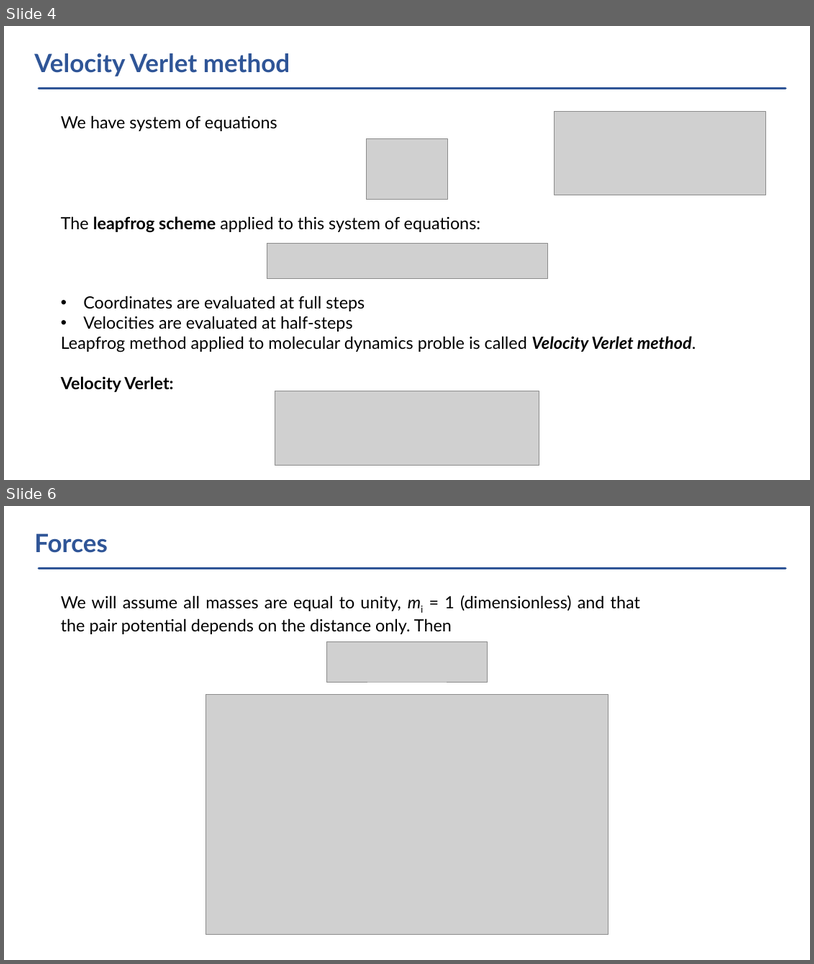
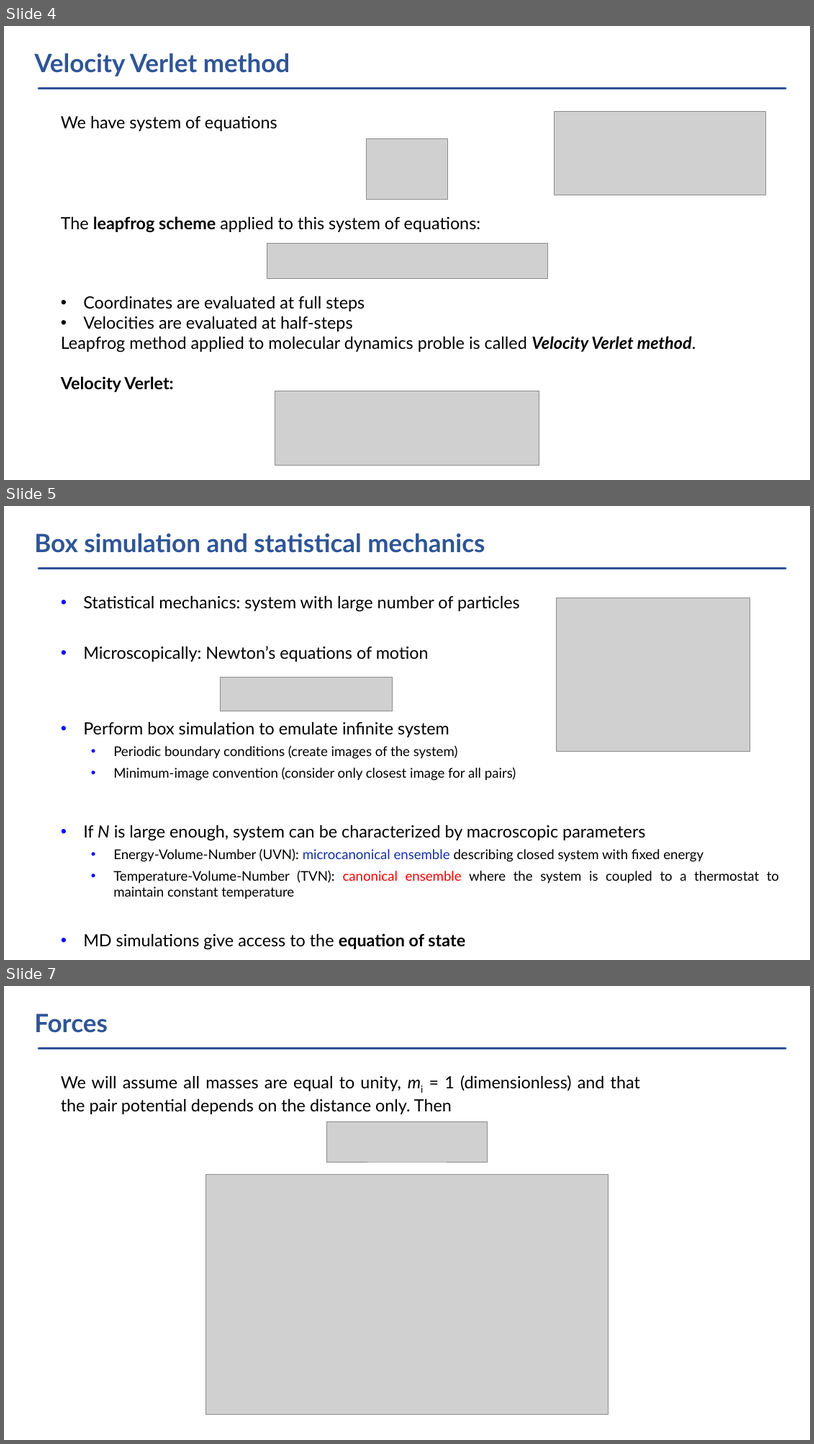
Before and after one commit to vlvovch/PHYS6350-ComputationalPhysics, a slide deck: slides/Lecture14-03-03-25-MolecularDynamics.pptx. Shown one above the other, each under a label of ours: slides 4 and 6 before the commit, slides 4, 5 and 7 after it; the slides between them are not shown. The pictures are 814x964 and 814x1444 pixels, drawn with LibreOffice and Linux fonts; fonts in the diff are those of the drawing; grey boxes stand for pictures. Boxes give left, top, right and bottom in pixels: in the first picture for what was removed or moved away, otherwise in the second. Text is boxed around its words. In the diff, an @@ line names an element or a change of style, - is before the commit and + after.

```diff
--- a/slides/Lecture14-03-03-25-MolecularDynamics.pptx
+++ b/slides/Lecture14-03-03-25-MolecularDynamics.pptx
@@ slide 5 added at bbox=[4, 506, 810, 960], background #FFFFFF; not listed: 1 template element that a slide beside it also shows @@
@@ title added at bbox=[34, 533, 485, 553], 30 pt, text #2F5597, bold @@
+Box simulation and statistical mechanics
@@ text added at bbox=[83, 595, 779, 950], 16 pt, text #000000 @@
+• Statistical mechanics: system with large number of particles
+• Microscopically: Newton’s equations of motion
+• Perform box simulation to emulate infinite system
+  • Periodic boundary conditions (create images of the system)
+  • Minimum-image convention (consider only closest image for all pairs)
+• If N is large enough, system can be characterized by macroscopic parameters
+  • Energy-Volume-Number (UVN): microcanonical ensemble describing closed system with fixed energy
+  • Temperature-Volume-Number (TVN): canonical ensemble where the system is coupled to a thermostat to maintain constant temperature
+• MD simulations give access to the equation of state
@@ picture added at bbox=[557, 597, 751, 751] @@
@@ picture added at bbox=[221, 677, 392, 710] @@
@@ what was slide 6 is now slide 7 @@
```
Also in this commit, not shown: 4 slides changed, 16 other files.
